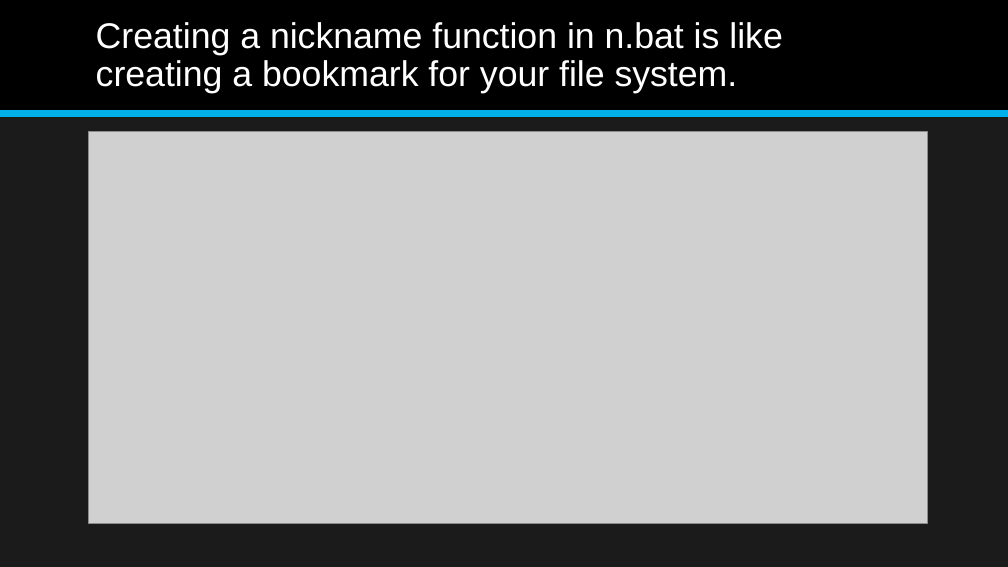
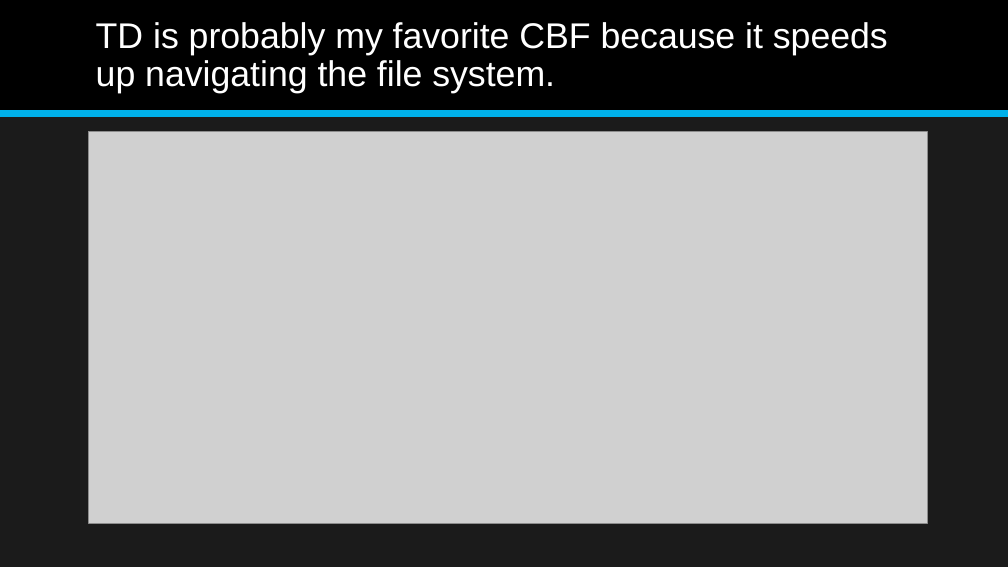
Before and after one commit to jonathan-r-jones/Composable-Batch-Files, a slide deck: slide 13 of Composable Batch File Helper.pptx. Drawn at 1008x567 pixels with LibreOffice and Linux fonts; fonts in the diff are those of the drawing; grey boxes stand for pictures. Boxes give left, top, right and bottom in pixels: in the first picture for what was removed or moved away, otherwise in the second. Text is boxed around its words. In the diff, an @@ line names an element or a change of style, - is before the commit and + after.

```diff
--- a/Composable Batch File Helper.pptx
+++ b/Composable Batch File Helper.pptx
@@ title at [96, 22, 888, 93]: text changed @@
-Creating a nickname function in n.bat is like creating a bookmark for your file system.
+TD is probably my favorite CBF because it speeds up navigating the file system.
```
Also in this commit, not shown: 4 other slides changed, 2 other files.
